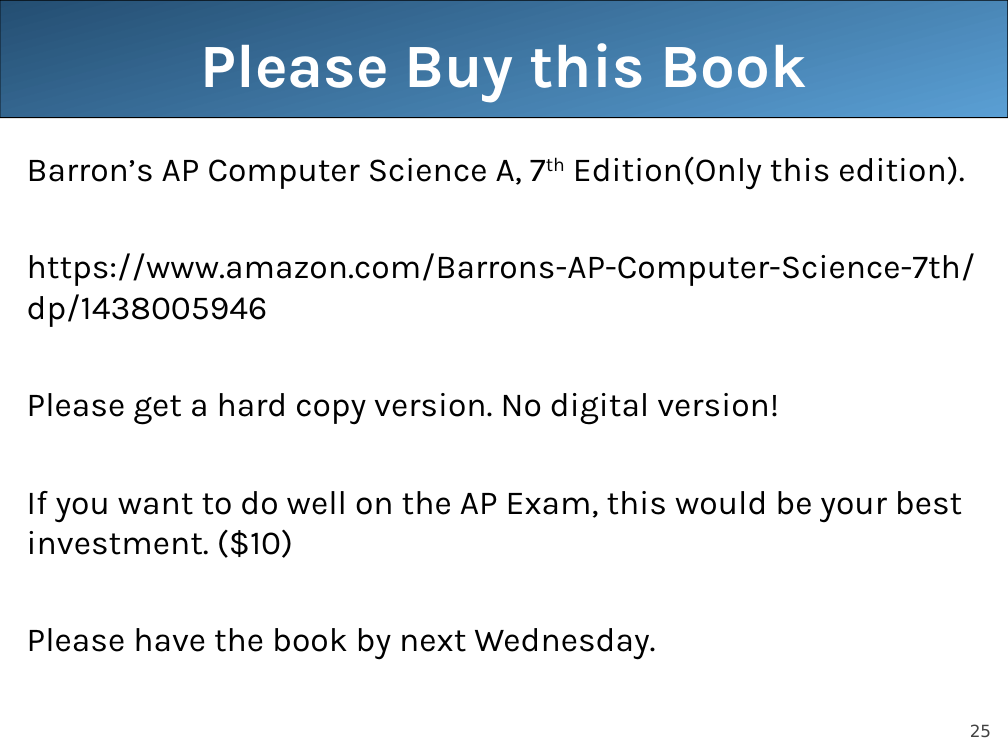
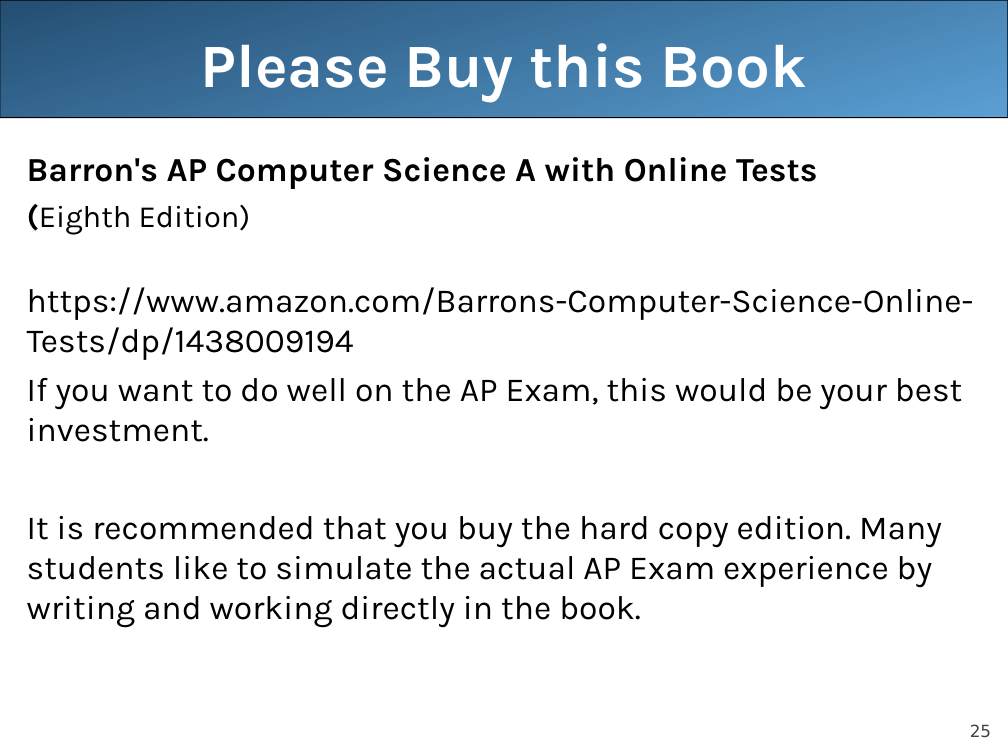
Before and after one commit to LongBaoNguyen/longbaonguyen.github.io, a slide deck: slide 25 of courses/apcsa/lecture16.ppt. Drawn at 1008x756 pixels with LibreOffice and Linux fonts; fonts in the diff are those of the drawing. Boxes give left, top, right and bottom in pixels: in the first picture for what was removed or moved away, otherwise in the second. Text is boxed around its words. In the diff, an @@ line names an element or a change of style, - is before the commit and + after.

```diff
--- a/courses/apcsa/lecture16.ppt
+++ b/courses/apcsa/lecture16.ppt
@@ text at (27, 157, 974, 628): text changed @@
-Barron’s AP Computer Science A, 7th Edition(Only this edition).
-https://www.amazon.com/Barrons-AP-Computer-Science-7th/dp/1438005946
-Please get a hard copy version. No digital version!
-If you want to do well on the AP Exam, this would be your best investment. ($10)
-Please have the book by next Wednesday.
+Barron's AP Computer Science A with Online Tests
+(Eighth Edition)
+https://www.amazon.com/Barrons-Computer-Science-Online-Tests/dp/1438009194
+If you want to do well on the AP Exam, this would be your best investment.
+It is recommended that you buy the hard copy edition. Many students like to simulate the actual AP Exam experience by writing and working directly in the book.
```
Also in this commit, not shown: 28 other slides changed, 3 slides added, 1 slide removed, 4 other files.
